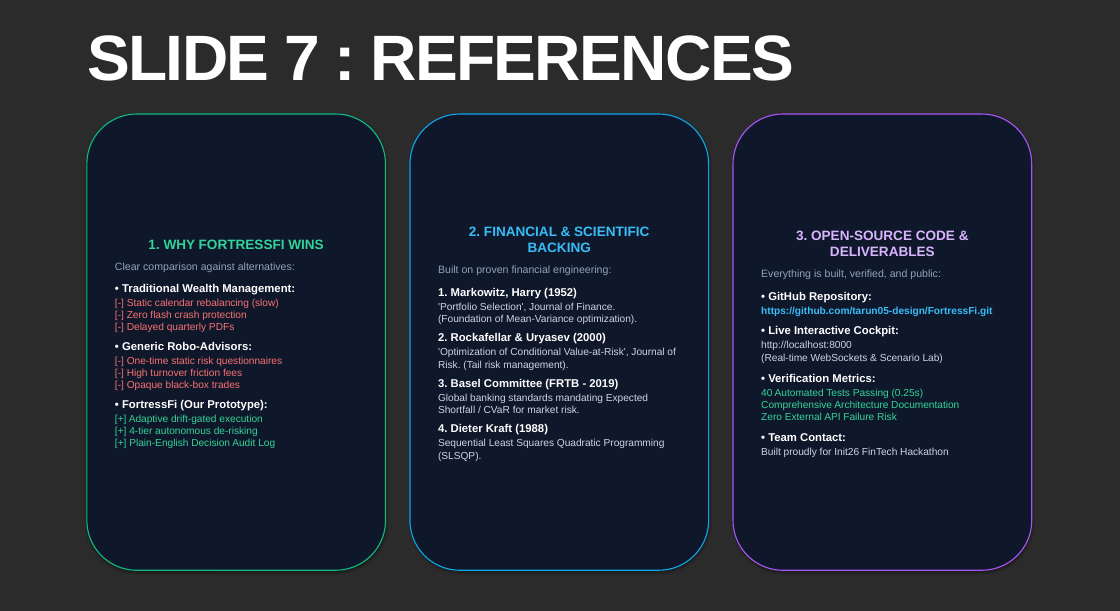
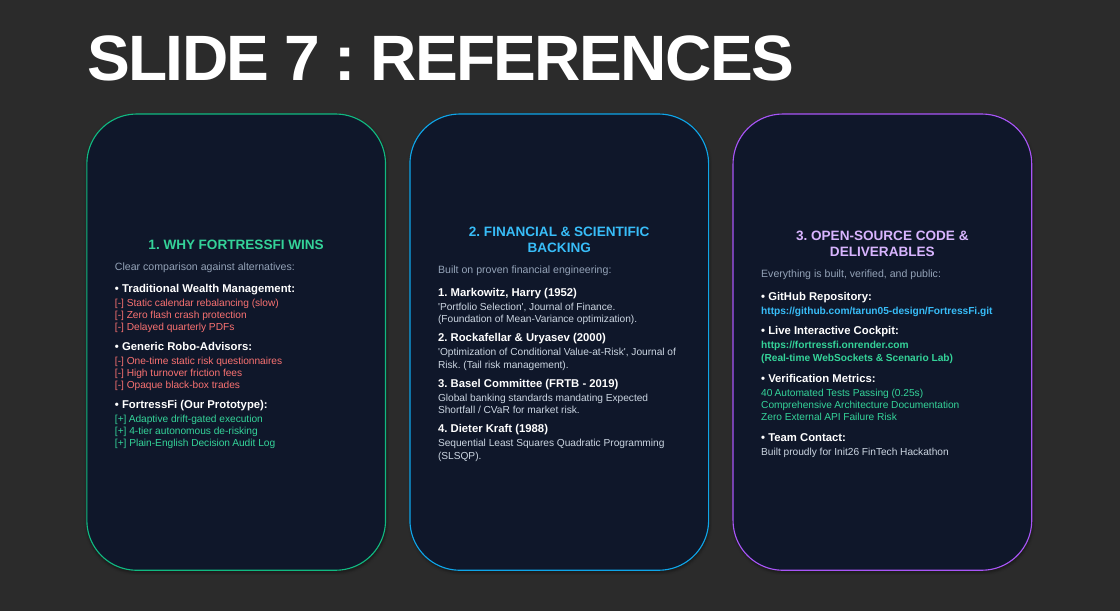
Before and after one commit to tarun05-design/FortressFi, a slide deck: slide 8 of FortressFi_Winning_Presentation.pptx. Drawn at 1120x611 pixels with LibreOffice and Linux fonts; fonts in the diff are those of the drawing; background and template pictures are left out; a plain dark background stands for a picture behind light text. Boxes give left, top, right and bottom in pixels: in the first picture for what was removed or moved away, otherwise in the second. Text is boxed around its words. In the diff, an @@ line names an element or a change of style, - is before the commit and + after.

```diff
--- a/FortressFi_Winning_Presentation.pptx
+++ b/FortressFi_Winning_Presentation.pptx
@@ text in rounded rectangle at bbox=[761, 341, 953, 363]: text changed; text colour #CBD5E1 to #34D399; bold on @@
-http://localhost:8000
-(Real-time WebSockets & Scenario Lab)
+https://fortressfi.onrender.com
+(Real-time WebSockets & Scenario Lab)
```
Also in this commit, not shown: 2 other slides changed, 2 other files.
